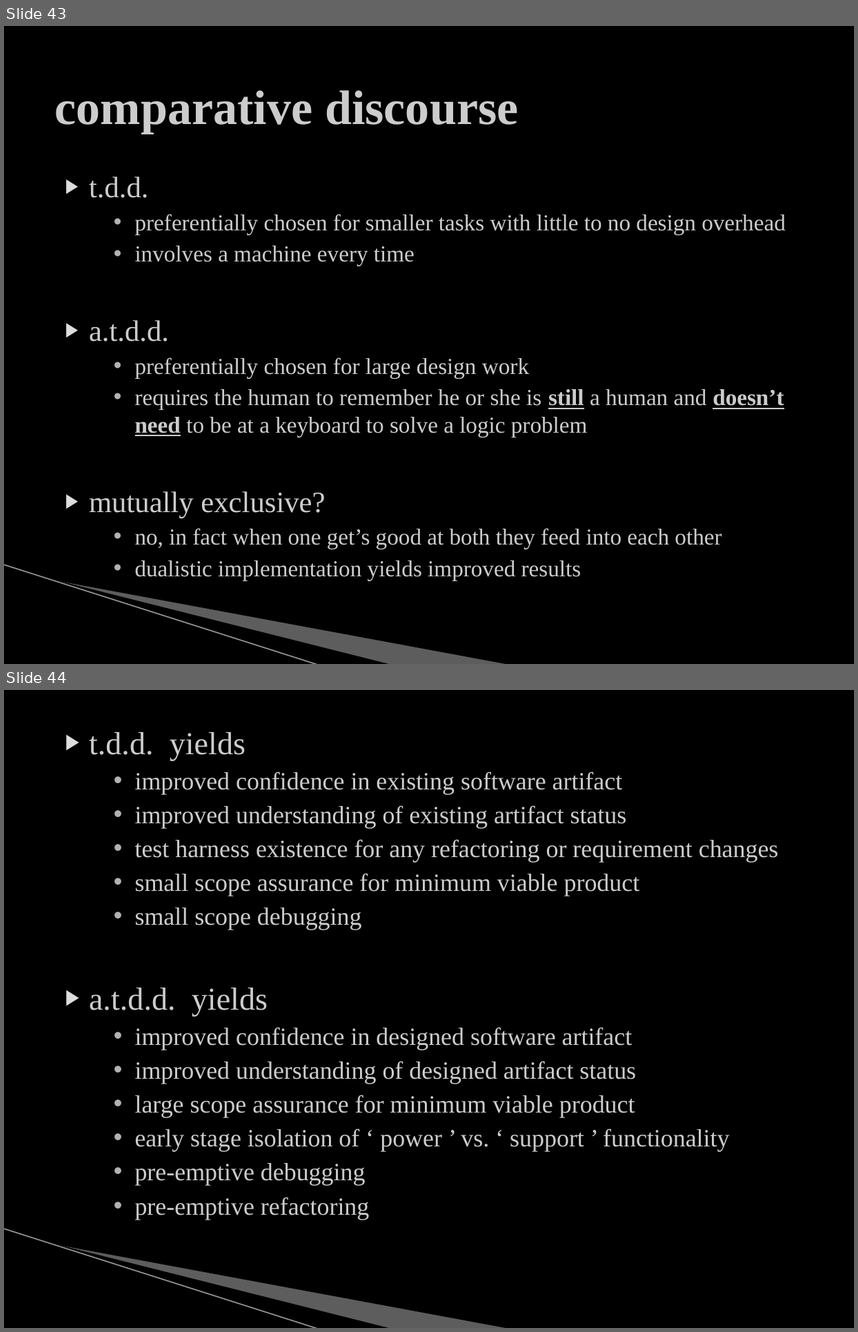
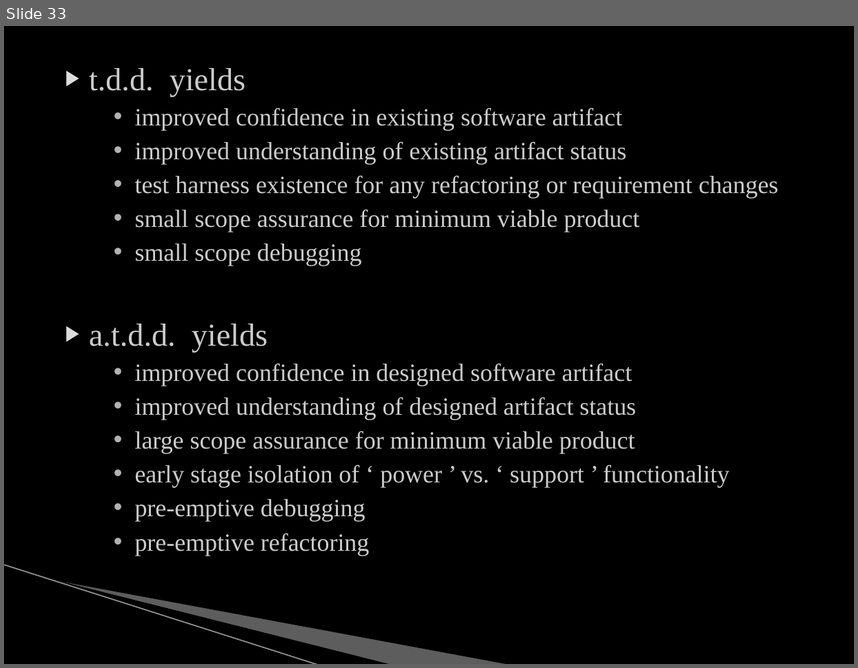
Before and after one commit to mjs0031/master_report, a slide deck: the_defense.pptx. Shown one above the other, each under a label of ours: slides 43 and 44 before the commit, slide 33 after it. The pictures are 858x1332 and 858x668 pixels, drawn with LibreOffice and Linux fonts; fonts in the diff are those of the drawing; background and template pictures are left out. Boxes give left, top, right and bottom in pixels: in the first picture for what was removed or moved away, otherwise in the second. Text is boxed around its words. In the diff, an @@ line names an element or a change of style, - is before the commit and + after.

```diff
--- a/the_defense.pptx
+++ b/the_defense.pptx
@@ slide 43 removed at box(4, 26, 854, 664), background #000000; not listed: 3 template elements that a slide beside it also shows @@
@@ title removed at box(55, 90, 518, 134) @@
-comparative discourse
@@ text removed at box(89, 176, 786, 581) @@
-▶ t.d.d.
-    • preferentially chosen for smaller tasks with little to no design overhead
-    • involves a machine every time
-▶ a.t.d.d.
-    • preferentially chosen for large design work
-    • requires the human to remember he or she is still a human and doesn’t need to be at a keyboard to solve a logic problem
-▶ mutually exclusive?
-    • no, in fact when one get’s good at both they feed into each other
-    • dualistic implementation yields improved results
@@ what was slide 44 is now slide 33 @@
```
Also in this commit, not shown: 5 slides changed, 19 slides added, 31 other slides removed, 3 other files.
